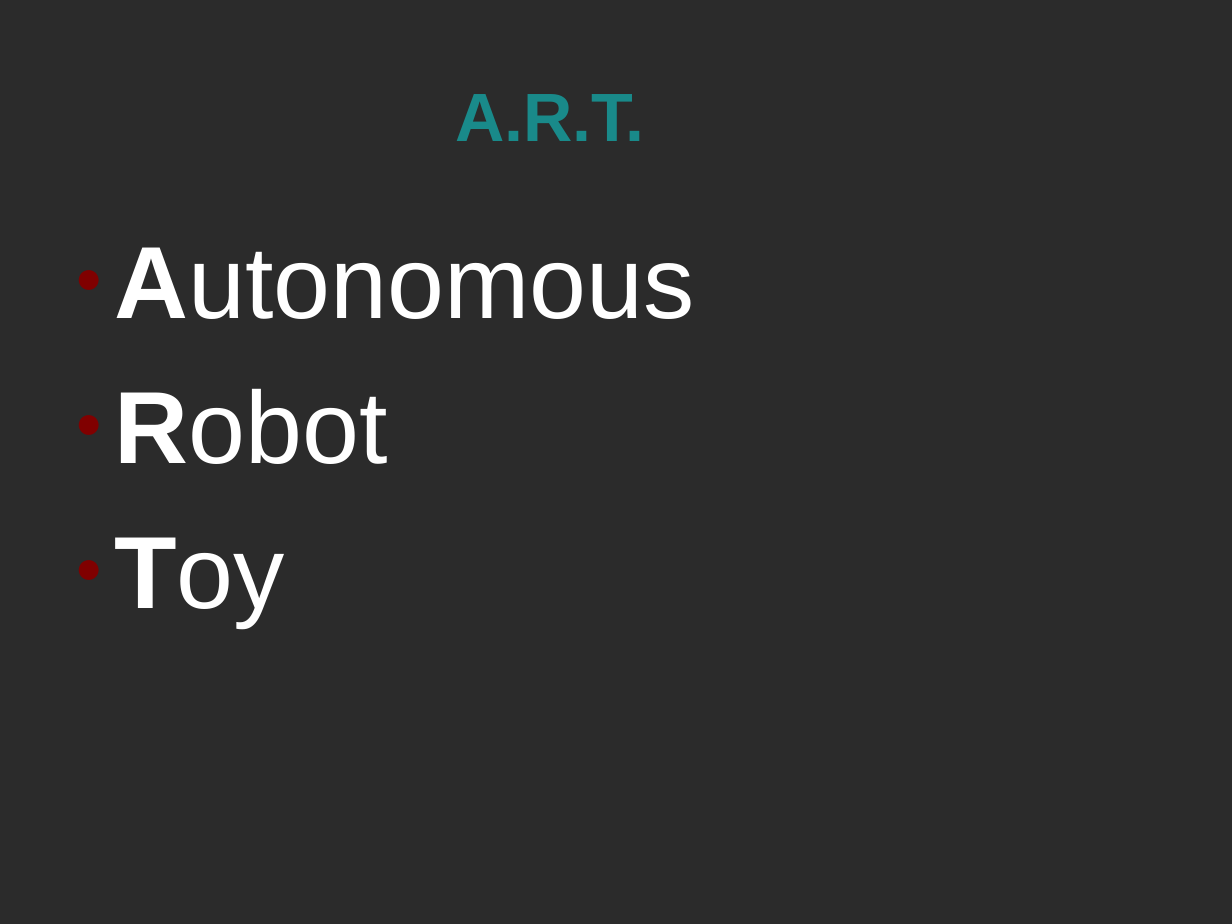
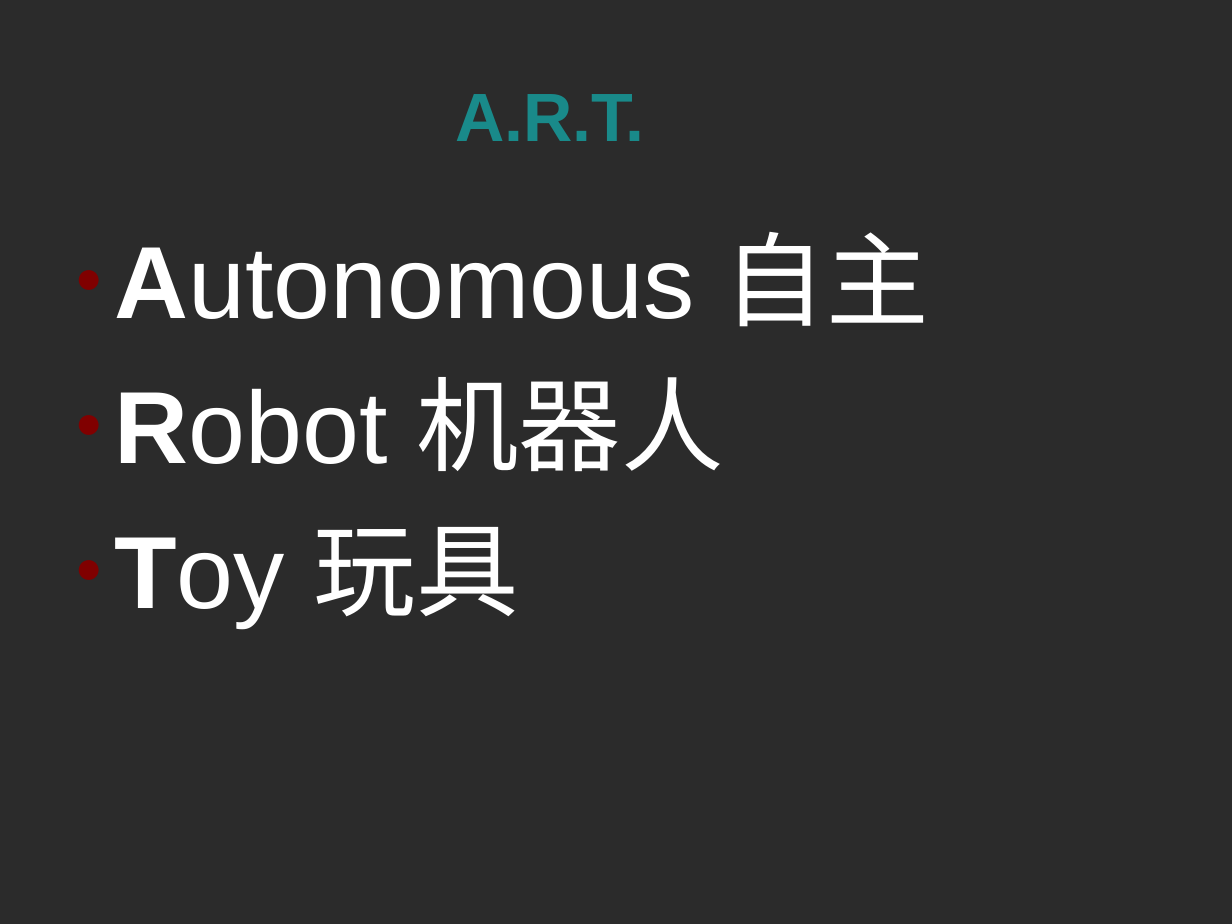
Before and after one commit to rngadam/ART, a slide deck: slide 5 of presentations/KickOff.odp. Drawn at 1232x924 pixels with LibreOffice and Linux fonts; fonts in the diff are those of the drawing; background and template pictures are left out; a plain dark background stands for a picture behind light text. Boxes give left, top, right and bottom in pixels: in the first picture for what was removed or moved away, otherwise in the second. Text is boxed around its words. In the diff, an @@ line names an element or a change of style, - is before the commit and + after.

```diff
--- a/presentations/KickOff.odp
+++ b/presentations/KickOff.odp
@@ text at [114,232,929,627]: text changed @@
-● Autonomous
-● Robot
-● Toy
+● Autonomous 自主
+● Robot 机器人
+● Toy 玩具
```
Also in this commit, not shown: 4 other slides changed, 24 other files.
